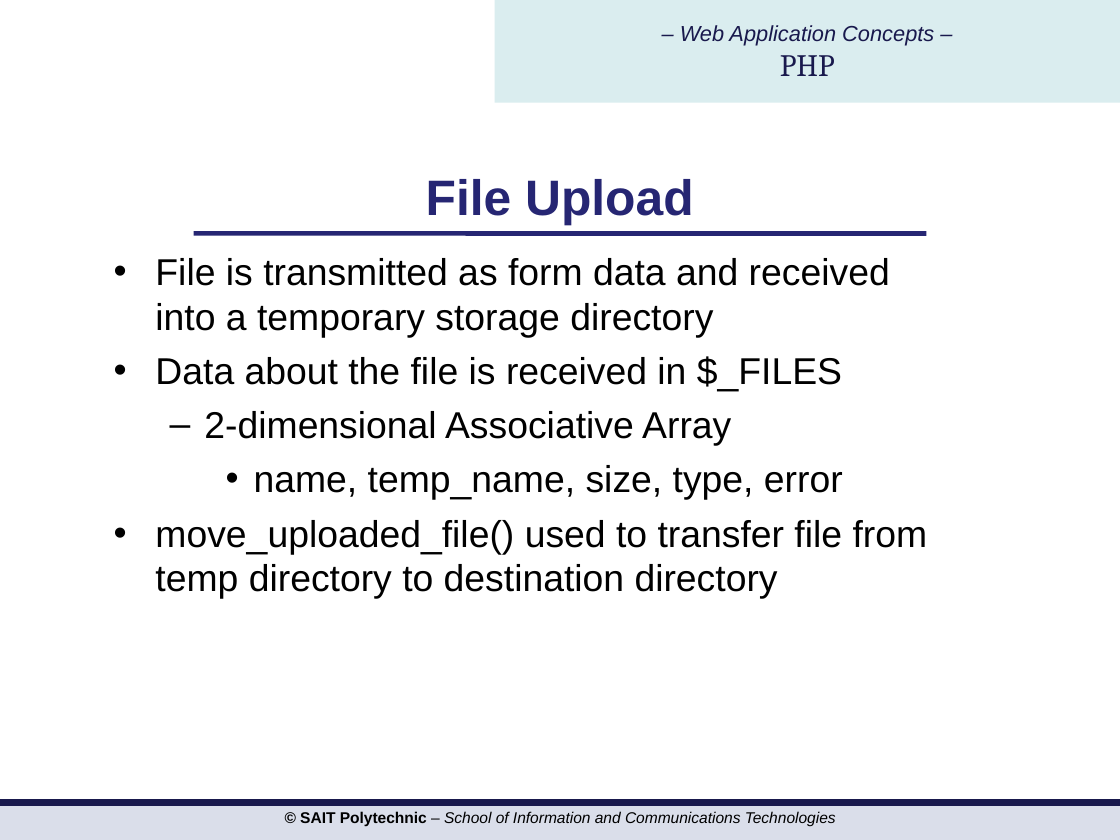
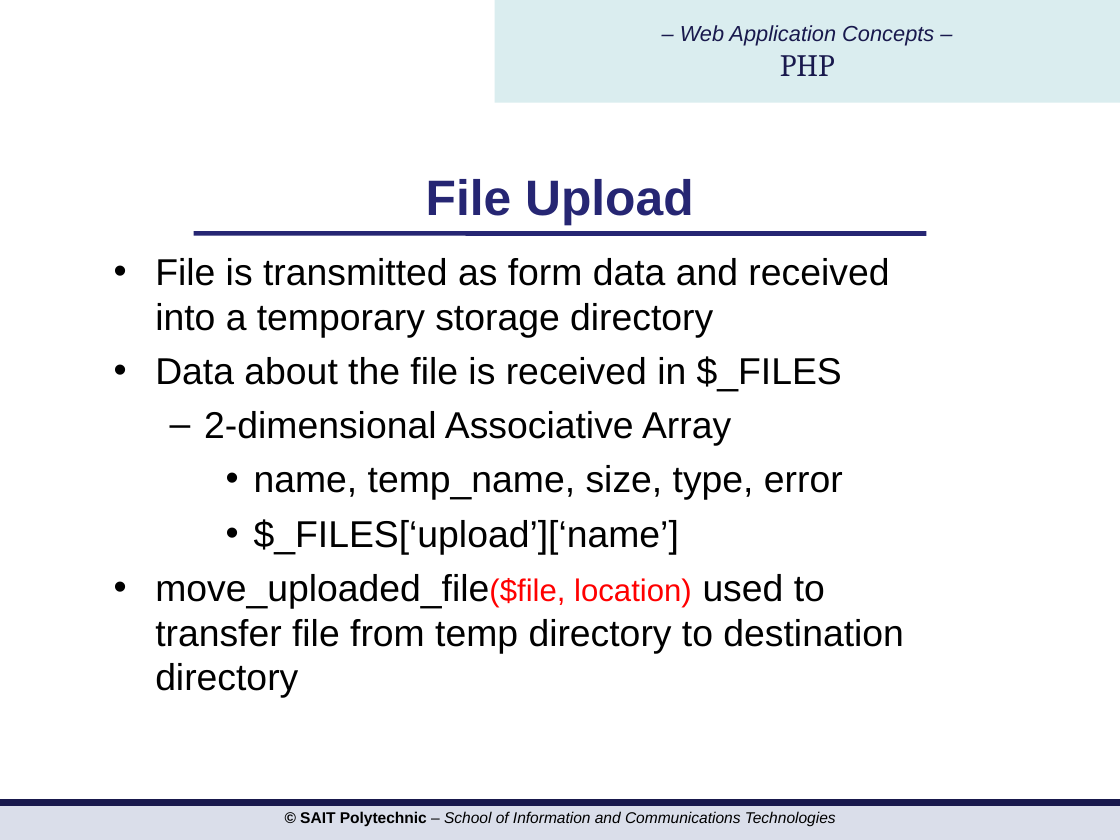
Before and after one commit to hdmdhr/CPRG-210-OSD-Assignment, a slide deck: slide 23 of PPTs/php/PHP Day 5 pattern files cookie session.ppt. Drawn at 1120x840 pixels with LibreOffice and Linux fonts; fonts in the diff are those of the drawing; background and template pictures are left out. Boxes give left, top, right and bottom in pixels: in the first picture for what was removed or moved away, otherwise in the second. Text is boxed around its words. In the diff, an @@ line names an element or a change of style, - is before the commit and + after.

```diff
--- a/PPTs/php/PHP Day 5 pattern files cookie session.ppt
+++ b/PPTs/php/PHP Day 5 pattern files cookie session.ppt
@@ text at (155, 519, 903, 698): text changed @@
-• move_uploaded_file() used to transfer file from temp directory to destination directory
+    • $_FILES[‘upload’][‘name’]
+• move_uploaded_file($file, location) used to transfer file from temp directory to destination directory
```
Also in this commit, not shown: 8 other slides changed, 2 slides added, 2 slides removed, 7 other files.
